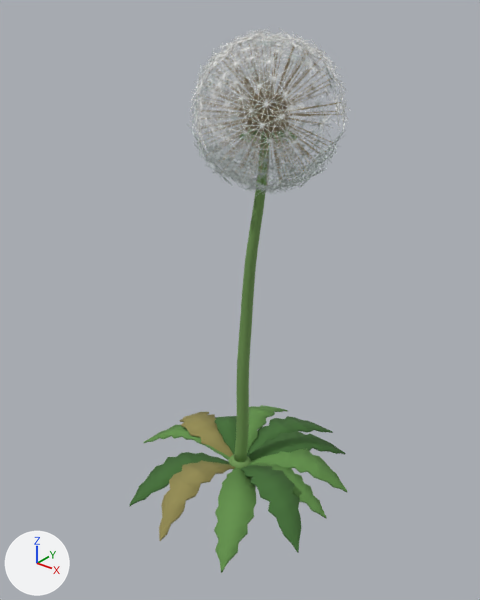
The glTF model assets/models/giant_dandelion/giant_dandelion.glb as it was, and as the next commit left it.
The view is the same before and after, from a camera (50 mm lens) standing at (13.73, -17.12, 18.32) and looking at (0.04, 0.0, 7.71). Lighting does not change. The marker at lower left points along +X, +Y and +Z. The older version comes first. Where no turn or scale is listed for an object, it has been applied to the vertices.

The first picture shows 'AttachedSeedsAndPappus_HERO', 'RosetteLeaves_HERO', 'Scape_HERO', 'SeedHeadCore_HERO'.
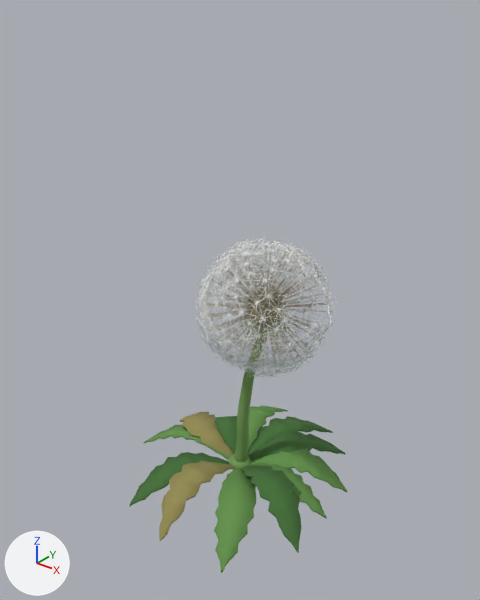
Where the change shows, as pixel boxes (x1, y1, x2, y2) in the pictures (480 x 600 px; the box of a moved part takes in the faces that stretch with it):
'AttachedSeedsAndPappus_HERO', moved
    before: (188, 27, 350, 194)
    after: (195, 237, 336, 379)
'Scape_HERO', reshaped (9% narrower, 57% shorter)
    before: (228, 137, 270, 469)
    after: (228, 326, 266, 469)
'SeedHeadCore_HERO', moved
    before: (239, 102, 297, 144)
    after: (240, 296, 289, 337)
part 1 of me_scape_heromesh, moved or reshaped
    before: (234, 137, 270, 462)
    after: (234, 326, 266, 462)

What changed in the scene script:
```text
Change me_scape_heromesh:
    used by ob_scape_hero; location = (0.0, 0.0, 0.0)
    remove me_scape_heromesh.from_pydata(...)  # 602 vertices, 1196 faces; spans x -0.46..1.21, y -0.46..0.46, z 0.06..13.79
    add me_scape_heromesh.from_pydata(...)  # 602 vertices, 1196 faces; spans x -0.46..1.21, y -0.46..0.46, z 0.06..7.07
    me_scape_heromesh part 1: 496 of 602 vertices moved; they spanned x -0.21..1.21, y -0.26..0.31, z 0.28..13.79 and now span x -0.21..1.21, y -0.26..0.31, z 0.26..7.07; mean shift (0.0, 0.0, -3.4); largest move (1.21, -0.04, 13.77) -> (1.21, -0.04, 7.01)
Change me_seedheadcore_heromesh:
    used by ob_seedheadcore_hero; location = (0.0, 0.0, 0.0)
    remove me_seedheadcore_heromesh.from_pydata(...)  # 518 vertices, 732 faces; spans x 0.19..2.05, y -0.84..1.0, z 13.74..14.82
    add me_seedheadcore_heromesh.from_pydata(...)  # 518 vertices, 732 faces; spans x 0.19..2.05, y -0.84..1.0, z 7.0..8.08
    me_seedheadcore_heromesh part 2: the whole mesh is moved by (0.0, 0.0, -6.74)
Change me_attachedseedsandpappus_heromesh:
    used by ob_attachedseedsandpappus_hero; location = (0.0, 0.0, 0.0)
    remove me_attachedseedsandpappus_heromesh.from_pydata(...)  # 25300 vertices, 26400 faces; spans x -1.41..3.6, y -2.4..2.59, z 11.97..16.97
    add me_attachedseedsandpappus_heromesh.from_pydata(...)  # 25300 vertices, 26400 faces; spans x -1.41..3.6, y -2.4..2.59, z 5.23..10.23
    me_attachedseedsandpappus_heromesh part 3: the whole mesh is moved by (0.0, 0.0, -6.74)
```
